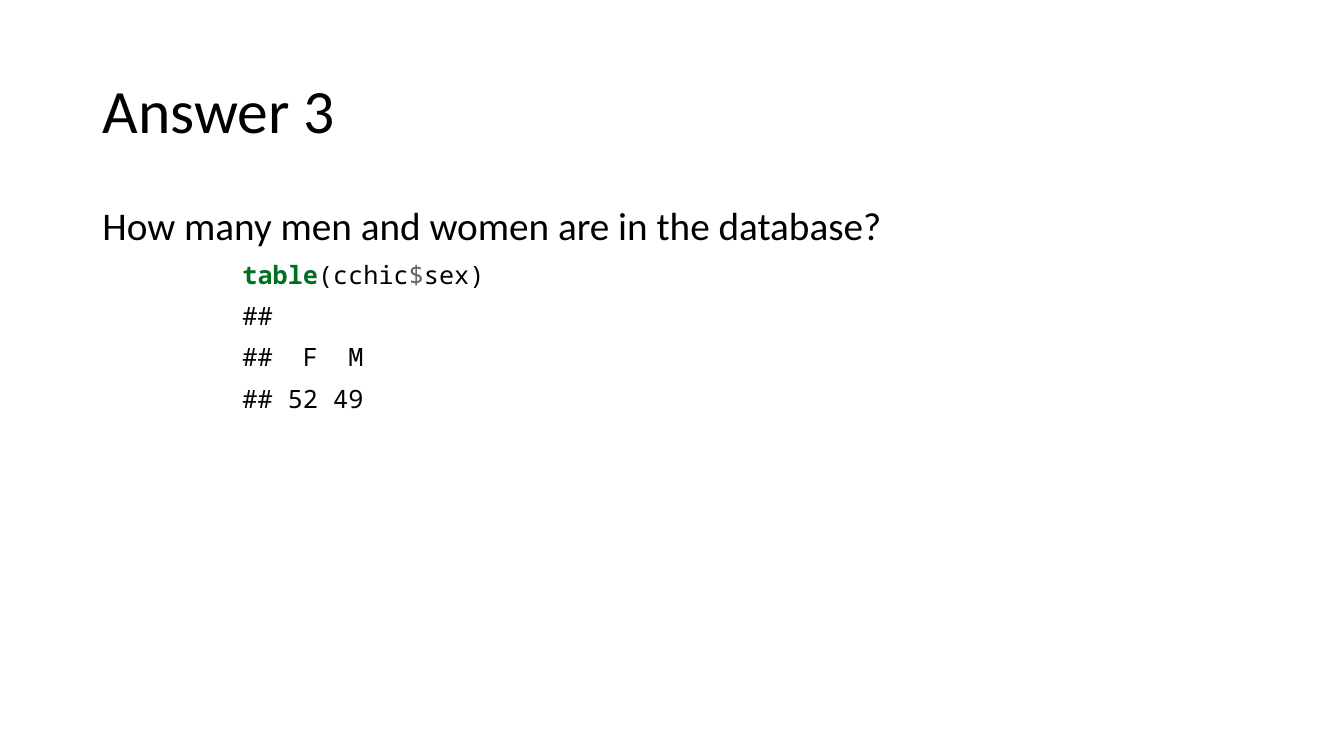
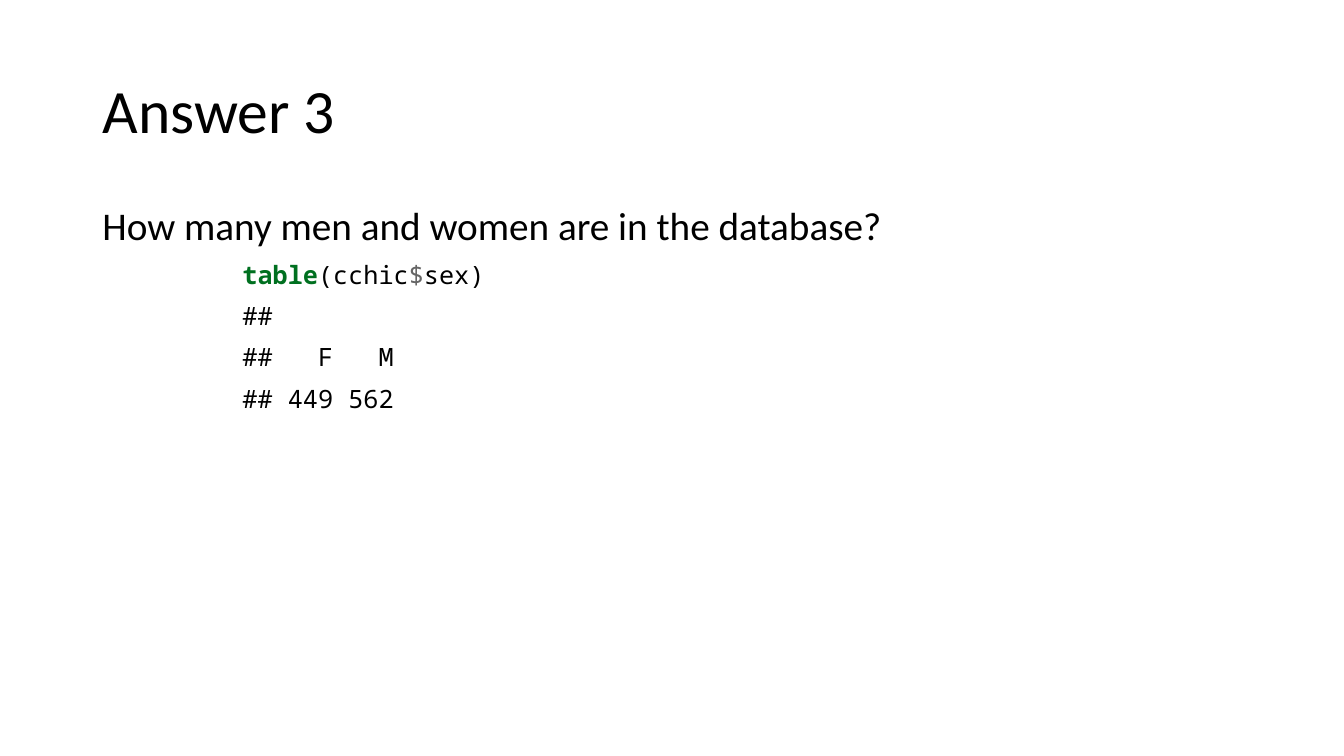
Before and after one commit to uclh-criu/learning-datascience, a slide deck: slide 31 of Workshops/Workshop3.pptx. Drawn at 1344x756 pixels with LibreOffice and Linux fonts; fonts in the diff are those of the drawing. Boxes give left, top, right and bottom in pixels: in the first picture for what was removed or moved away, otherwise in the second. Text is boxed around its words. In the diff, an @@ line names an element or a change of style, - is before the commit and + after.

```diff
--- a/Workshops/Workshop3.pptx
+++ b/Workshops/Workshop3.pptx
@@ text at (288,348,394,409): text changed @@
-##
-## F M
-## 52 49
+##
+## F M
+## 449 562
```
Also in this commit, not shown: 2 other slides changed, 7 other files.
